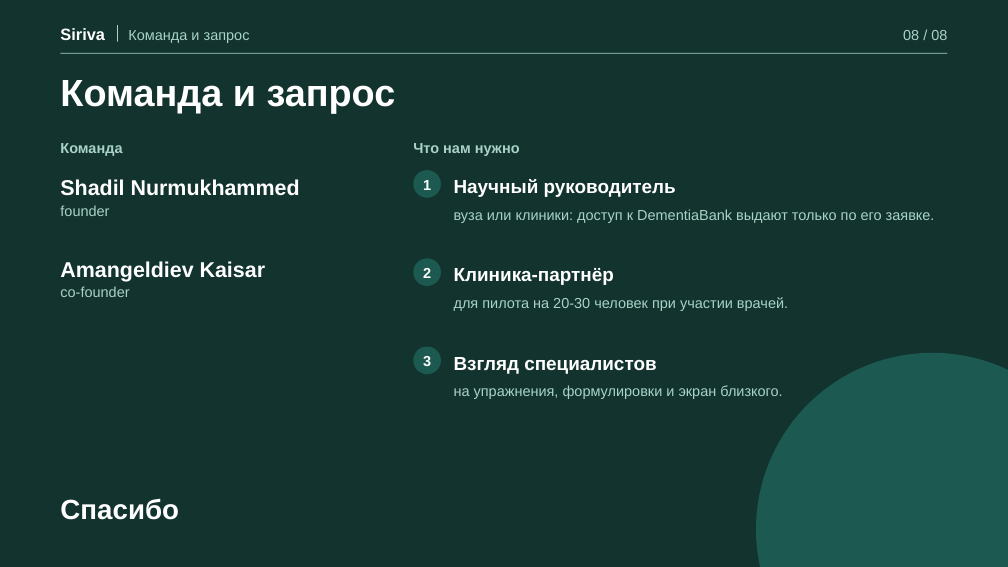
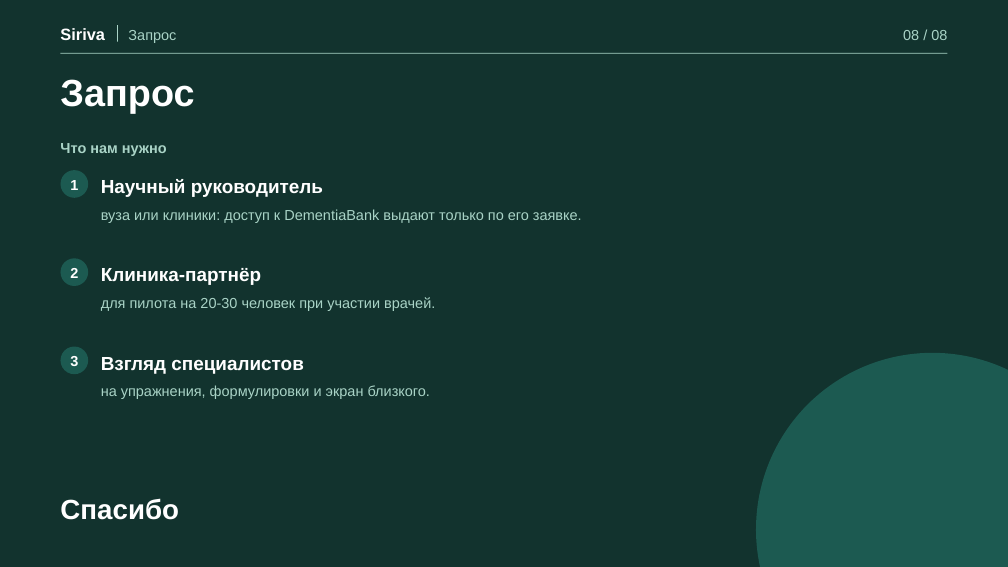
Before and after one commit to shadix23/siriva, a slide deck: slide 8 of pitch/Siriva-pitch.pptx. Drawn at 1008x567 pixels with LibreOffice and Linux fonts; fonts in the diff are those of the drawing. Boxes give left, top, right and bottom in pixels: in the first picture for what was removed or moved away, otherwise in the second. Text is boxed around its words. In the diff, an @@ line names an element or a change of style, - is before the commit and + after.

```diff
--- a/pitch/Siriva-pitch.pptx
+++ b/pitch/Siriva-pitch.pptx
@@ text at [128, 30, 176, 43]: text changed @@
-Команда и запрос
+Запрос
@@ text at [60, 79, 194, 114]: text changed @@
-Команда и запрос
+Запрос
@@ text "Что нам нужно": place and size @@
-text "Что нам нужно" at [413, 143, 520, 156]
+text "Что нам нужно" at [60, 143, 167, 156]
@@ text removed at [60, 143, 122, 156] @@
-Команда
@@ text removed at [60, 179, 300, 196] @@
-Shadil Nurmukhammed
@@ text "Научный руководитель": place and size @@
-text "Научный руководитель" at [454, 179, 676, 197]
+text "Научный руководитель" at [101, 179, 323, 197]
@@ text removed at [60, 205, 109, 216] @@
-founder
@@ text "вуза или клиники: доступ к ...": place and size @@
-text "вуза или клиники: доступ к ..." at [454, 209, 935, 223]
+text "вуза или клиники: доступ к ..." at [101, 209, 582, 223]
@@ text removed at [60, 261, 265, 282] @@
-Amangeldiev Kaisar
@@ text "Клиника-партнёр": place and size @@
-text "Клиника-партнёр" at [454, 268, 614, 285]
+text "Клиника-партнёр" at [101, 268, 261, 285]
@@ text removed at [60, 286, 129, 297] @@
-co-founder
@@ text "для пилота на 20-30 человек ...": place and size @@
-text "для пилота на 20-30 человек ..." at [454, 297, 788, 311]
+text "для пилота на 20-30 человек ..." at [101, 297, 435, 311]
@@ 3 texts, 3 rounded rectangles: place and size @@
-3 texts, 3 rounded rectangles at [414, 170, 442, 374]
+3 texts, 3 rounded rectangles at [60, 170, 88, 374]
@@ text "Взгляд специалистов": place and size @@
-text "Взгляд специалистов" at [454, 357, 656, 374]
+text "Взгляд специалистов" at [101, 357, 303, 374]
@@ text "на упражнения, формулировки и экран ...": place and size @@
-text "на упражнения, формулировки и экран ..." at [454, 385, 782, 399]
+text "на упражнения, формулировки и экран ..." at [101, 385, 430, 399]
```
Also in this commit, not shown: 3 other slides changed, 8 other files.
